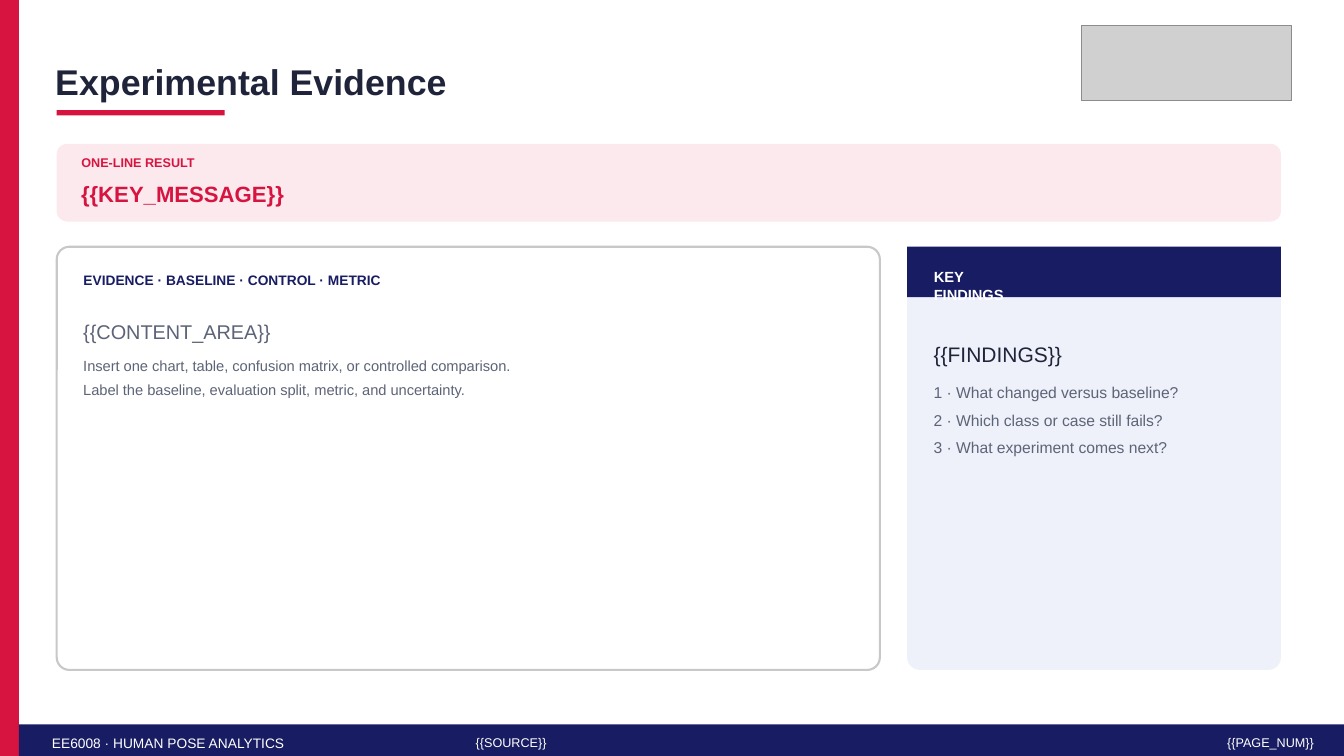
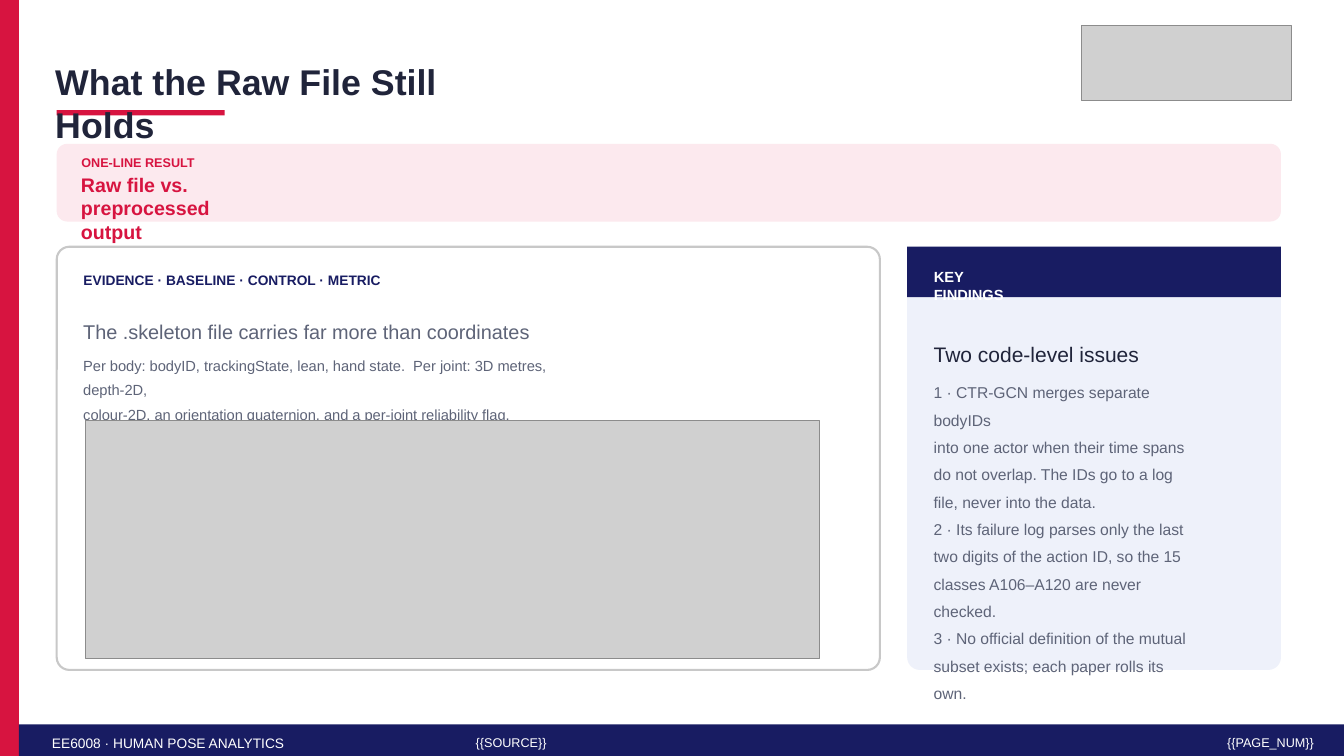
Before and after one commit to HarvyLiang/IPPoseRep, a slide deck: slide 4 of reports/WeeklyPre/5min_pre_fully_editable.pptx. Drawn at 1344x756 pixels with LibreOffice and Linux fonts; fonts in the diff are those of the drawing; grey boxes stand for pictures. Boxes give left, top, right and bottom in pixels: in the first picture for what was removed or moved away, otherwise in the second. Text is boxed around its words. In the diff, an @@ line names an element or a change of style, - is before the commit and + after.

```diff
--- a/reports/WeeklyPre/5min_pre_fully_editable.pptx
+++ b/reports/WeeklyPre/5min_pre_fully_editable.pptx
@@ text at <box>55,69,436,139</box>: text changed @@
-Experimental Evidence
+What the Raw File Still Holds
@@ text at <box>81,177,210,243</box>: text changed; size 15.8 to 14 pt @@
-{{KEY_MESSAGE}}
+Raw file vs.
+preprocessed output
@@ text at <box>83,324,547,423</box>: text changed @@
-{{CONTENT_AREA}}
-Insert one chart, table, confusion matrix, or controlled comparison.
-Label the baseline, evaluation split, metric, and uncertainty.
+The .skeleton file carries far more than coordinates
+Per body: bodyID, trackingState, lean, hand state. Per joint: 3D metres, depth-2D,
+colour-2D, an orientation quaternion, and a per-joint reliability flag.
@@ text at <box>934,346,1186,699</box>: text changed @@
-{{FINDINGS}}
-1 · What changed versus baseline?
-2 · Which class or case still fails?
-3 · What experiment comes next?
+Two code-level issues
+1 · CTR-GCN merges separate bodyIDs
+into one actor when their time spans
+do not overlap. The IDs go to a log
+file, never into the data.
+2 · Its failure log parses only the last
+two digits of the action ID, so the 15
+classes A106–A120 are never checked.
+3 · No official definition of the mutual
+subset exists; each paper rolls its own.
@@ picture added at <box>86,420,820,658</box> @@
```
Also in this commit, not shown: 1 other slide changed.
